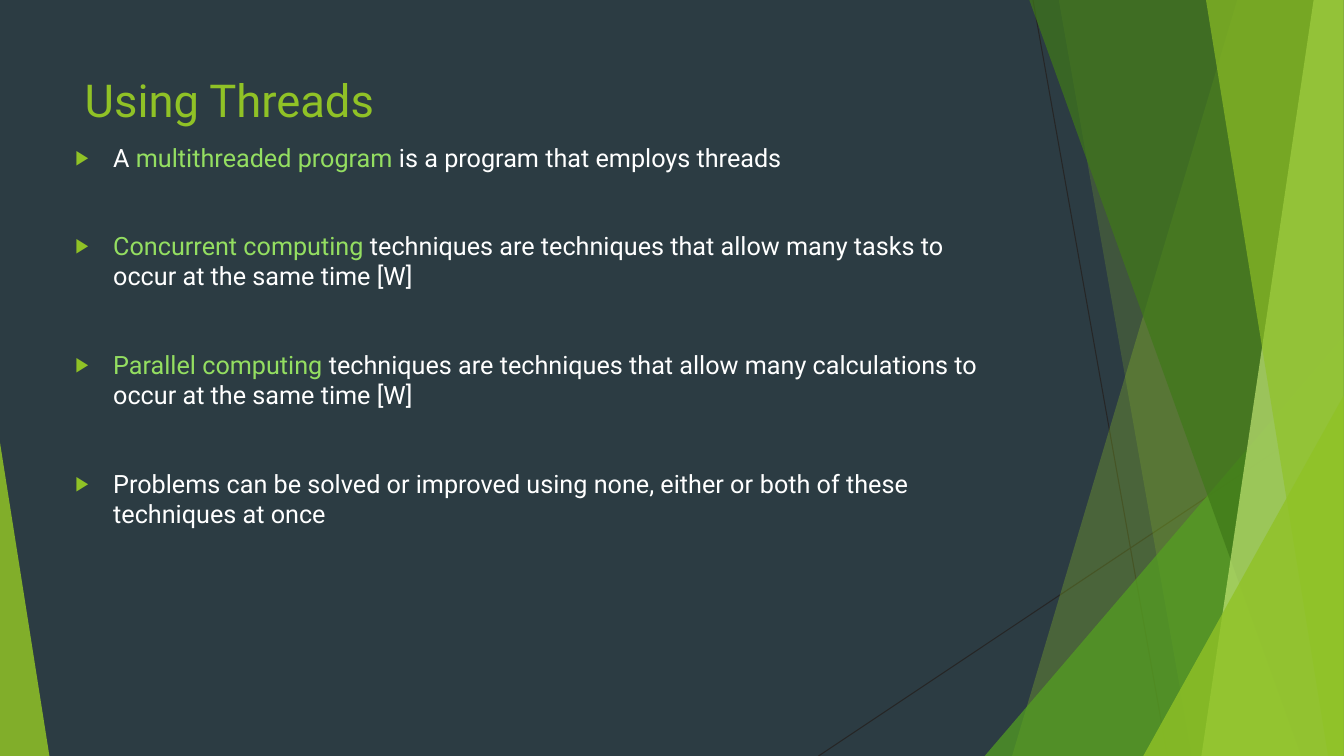
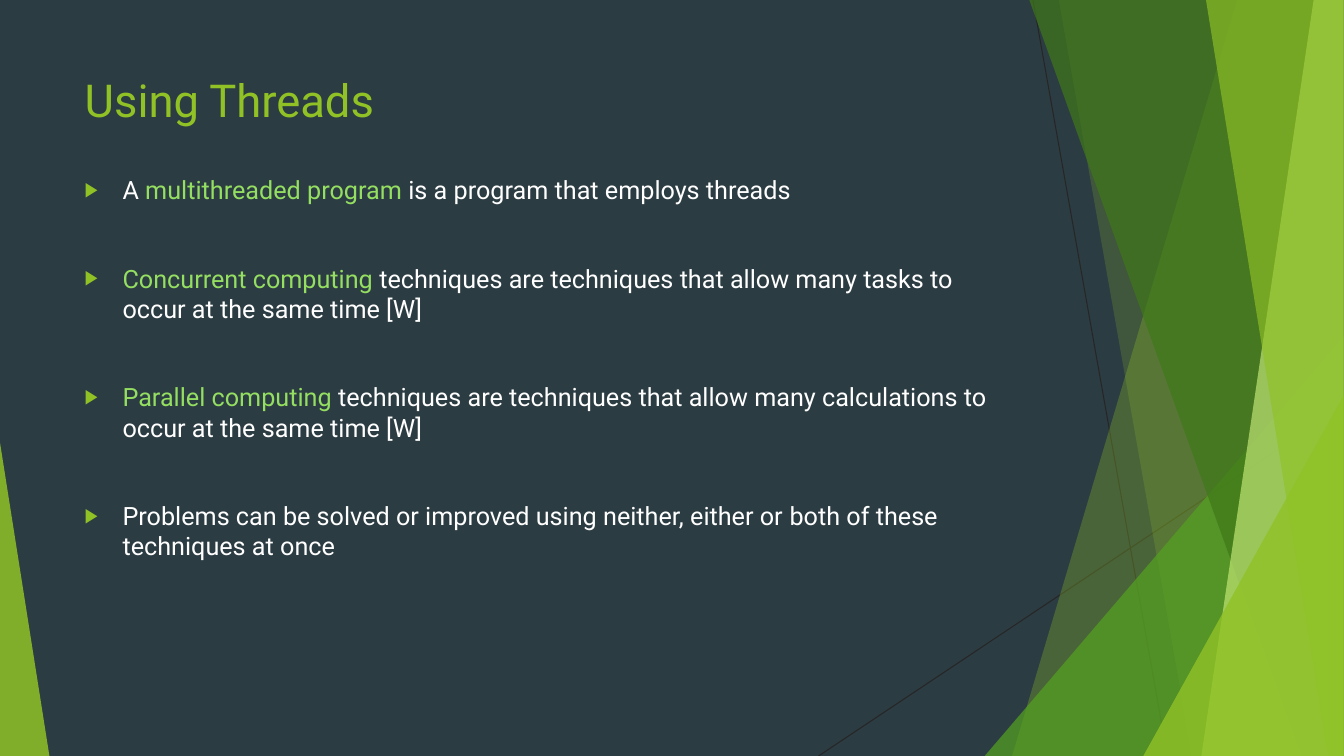
Before and after one commit to danfrz/Senior_seminar_templates, a slide deck: slide 8 of Talk/Thread Scheduler Efficiency Improvements.pptx. Drawn at 1344x756 pixels with LibreOffice and Linux fonts; fonts in the diff are those of the drawing. Boxes give left, top, right and bottom in pixels: in the first picture for what was removed or moved away, otherwise in the second. Text is boxed around its words. In the diff, an @@ line names an element or a change of style, - is before the commit and + after.

```diff
--- a/Talk/Thread Scheduler Efficiency Improvements.pptx
+++ b/Talk/Thread Scheduler Efficiency Improvements.pptx
@@ text "A multithreaded program is a ...": place and size @@
-text "A multithreaded program is a ..." at (113, 148, 976, 528)
+text "A multithreaded program is a ..." at (123, 180, 986, 560)
@@ text at (123, 506, 938, 560): text changed @@
-▶ Problems can be solved or improved using none, either or both of these techniques at once
+▶ Problems can be solved or improved using neither, either or both of these techniques at once
```
Also in this commit, not shown: 16 other slides changed, 12 slides added, 1 slide removed.
